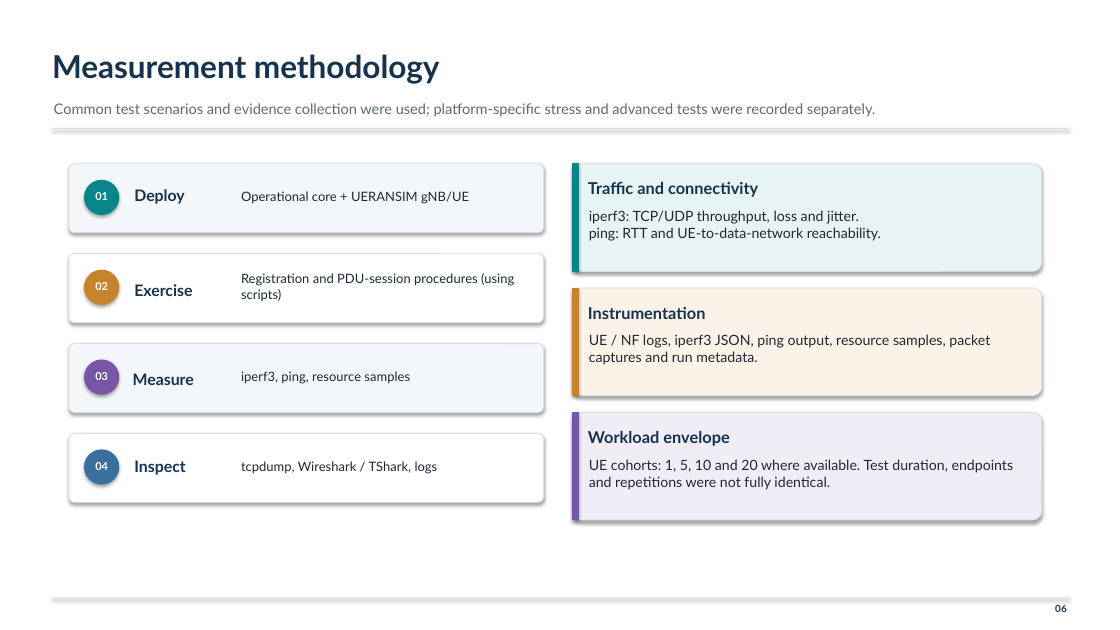
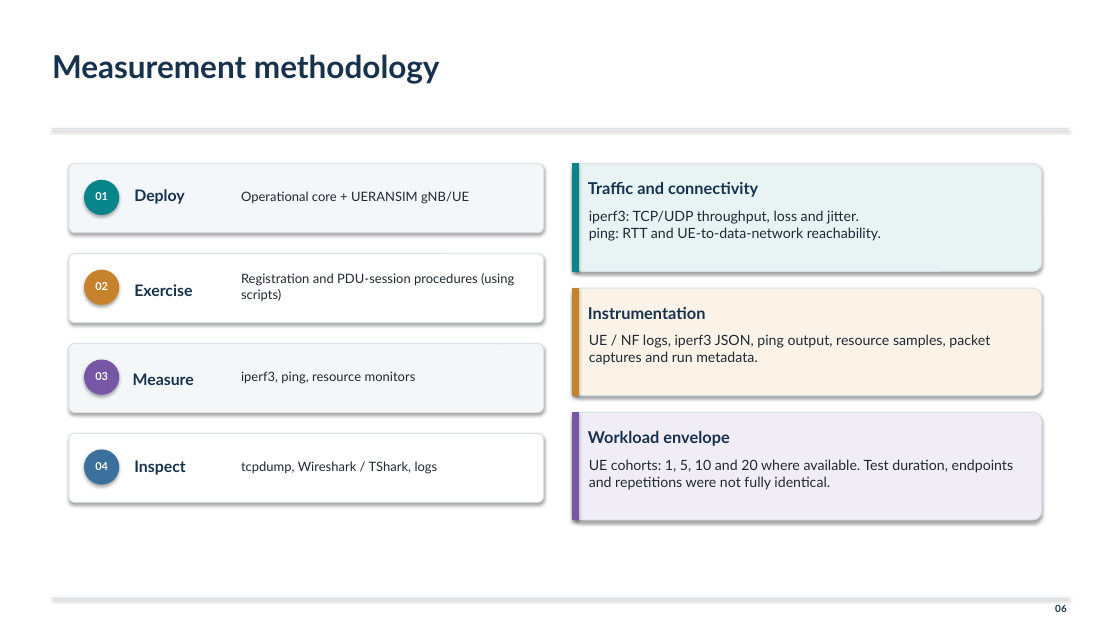
Before and after one commit to arpitmetrey/Qualitative-Analysis-of-5G-Core, a slide deck: slide 6 of 5G_group_2.pptx. Drawn at 1120x630 pixels with LibreOffice and Linux fonts; fonts in the diff are those of the drawing. Boxes give left, top, right and bottom in pixels: in the first picture for what was removed or moved away, otherwise in the second. Text is boxed around its words. In the diff, an @@ line names an element or a change of style, - is before the commit and + after.

```diff
--- a/5G_group_2.pptx
+++ b/5G_group_2.pptx
@@ text removed at [54,103,875,117] @@
-Common test scenarios and evidence collection were used; platform-specific stress and advanced tests were recorded separately.
@@ text at [241,371,416,384]: text changed @@
-iperf3, ping, resource samples
+iperf3, ping, resource monitors
```
Also in this commit, not shown: 7 other slides changed, 1 slide added, 1 slide removed.
